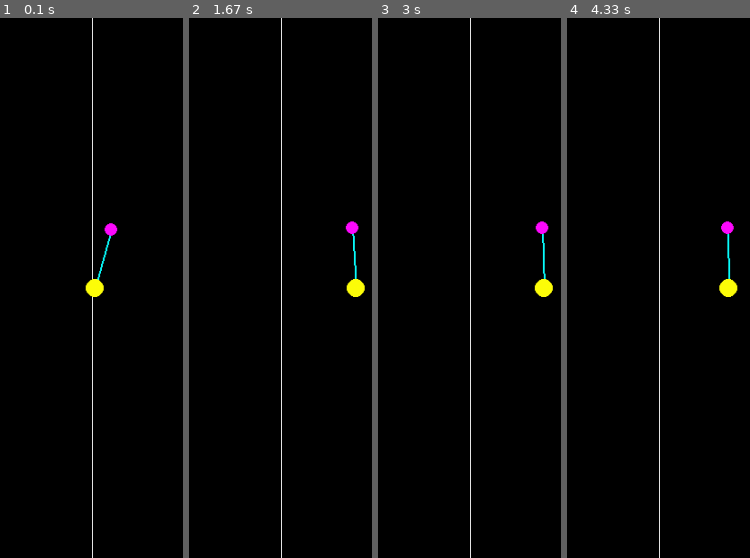
Above: before the commit, frames 1-4 (left to right).
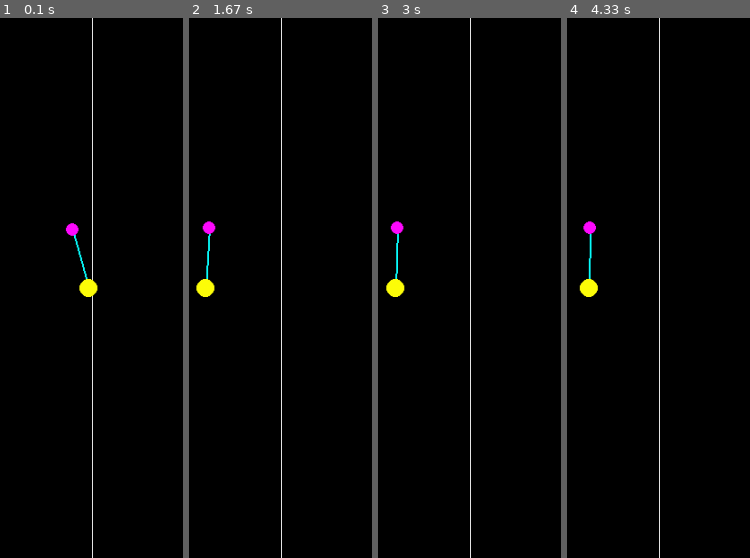
Above: after the commit, the same moments.

Repository: troncosoae/tareas-ctrl-intel
Game: pygame game, started from t3_v2/main.py
Same seed, same stepped clock (60 frames per second), same inputs: the game is played once before the commit and once after it.
Inputs:
- Up to frame 1 (0.1 s): no input
- Up to frame 2 (1.67 s): no input
- Up to frame 3 (3 s): no input
- Up to frame 4 (4.33 s): no input

The runs differ from the first frame. In frame 1, 0.8% of the frame differs, in the area x 36-65%, y 37-52%; in frame 2, 1.1%; in frame 3, 1.0%; in frame 4, 1.1%, in the area x 6-94%, y 37-52%.

Commit message:
plotting measurer included

Diff:
--- /dev/null
+++ b/t3_v2/MeasuringBoxes.py
@@ -0,0 +1,45 @@
+import matplotlib.pyplot as plt
+
+from Simulation import SimulationBox
+
+
+class BasicMeasurer(SimulationBox):
+    def __init__(self, key, inputs_keys):
+        SimulationBox.__init__(self, key, inputs_keys, [])
+
+    def advance(self, input_values):
+        super().advance(input_values)
+        # print(input_values)
+        return {}
+
+
+class PlottingMeasurer(BasicMeasurer):
+    def __init__(self, key, inputs_keys, Ts):
+        BasicMeasurer.__init__(self, key, inputs_keys)
+        self.Ts = Ts
+        self.t = []
+        self.historical_values = {}
+
+    def advance(self, input_values):
+        super().advance(input_values)
+        if len(self.t) == 0:
+            self.t.append(0)
+        else:
+            self.t.append(self.t[-1] + self.Ts)
+        for key in self.inputs_keys:
+            value = input_values[key]
+            if key not in self.historical_values:
+                self.historical_values[key] = [value]
+            else:
+                self.historical_values[key].append(value)
+        return {}
+
+    def plot_values(self, keys=None):
+        if keys is None:
+            keys = self.historical_values.keys()
+
+        for key in keys:
+            plt.plot(self.t, self.historical_values[key], label=key)
+        plt.xlabel('t')
+        plt.legend()
+        plt.show()
--- a/t3_v2/Simulation.py
+++ b/t3_v2/Simulation.py
@@ -119,6 +119,7 @@
             if i_key not in input_values:
                 raise Exception(
                     "'input_values' must include box's input keys")
+        return {}
 
 
 class SimulationSignal:
--- a/t3_v2/main.py
+++ b/t3_v2/main.py
@@ -2,6 +2,7 @@
 from SystemBoxes import PendulumSystem
 from PygameBoxes import PendulumWindow
 from ControlBoxes import PIDController
+from MeasuringBoxes import PlottingMeasurer
 
 
 if __name__ == "__main__":
@@ -10,20 +11,20 @@
 
     sim = Simulation()
 
-    pendulum_system = PendulumSystem('p_sys', Ts, theta_0=0.3)
+    pendulum_system = PendulumSystem('p_sys', Ts, theta_0=-0.3)
     pygame_tracker = PendulumWindow(
         'pygame', ['x', 'theta'], 1/Ts, get_close_sim_for_box(sim))
     pid_controller = PIDController(
         'pid', 'ref', 'theta', 'u', -74, -110, -12, Ts)
+    measurer = PlottingMeasurer('meas', ['u', 'theta'], Ts)
 
     sim.add_box(pendulum_system, {'u': 0})
     sim.add_box(pid_controller, {'ref': 0})
+    sim.add_box(measurer)
     sim.add_box(pygame_tracker)
 
     sim.run()
 
     pygame_tracker.quit_pygame()
 
-    sim.print_diagram()
-    print(sim.signals.keys())
-    print(sim.boxes.keys())
+    measurer.plot_values()
